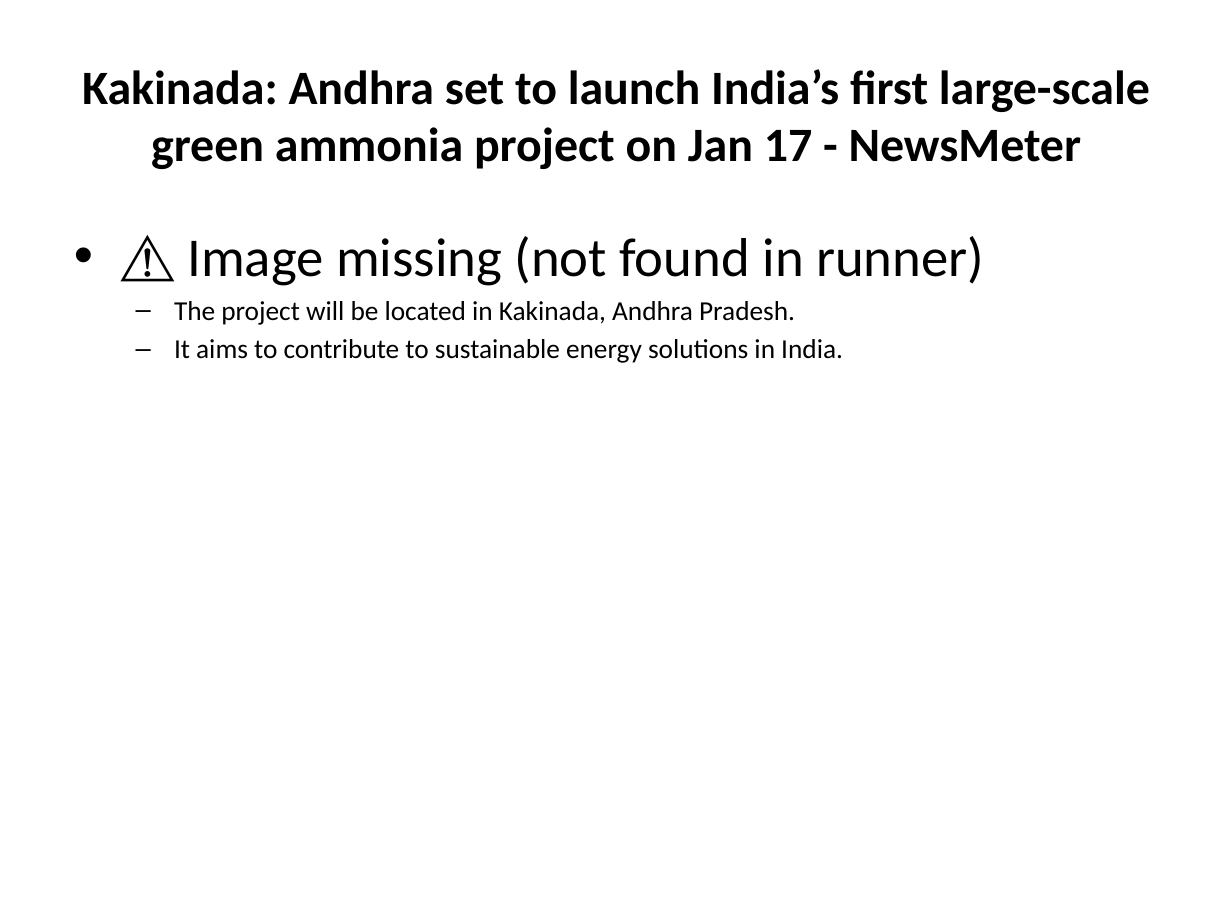
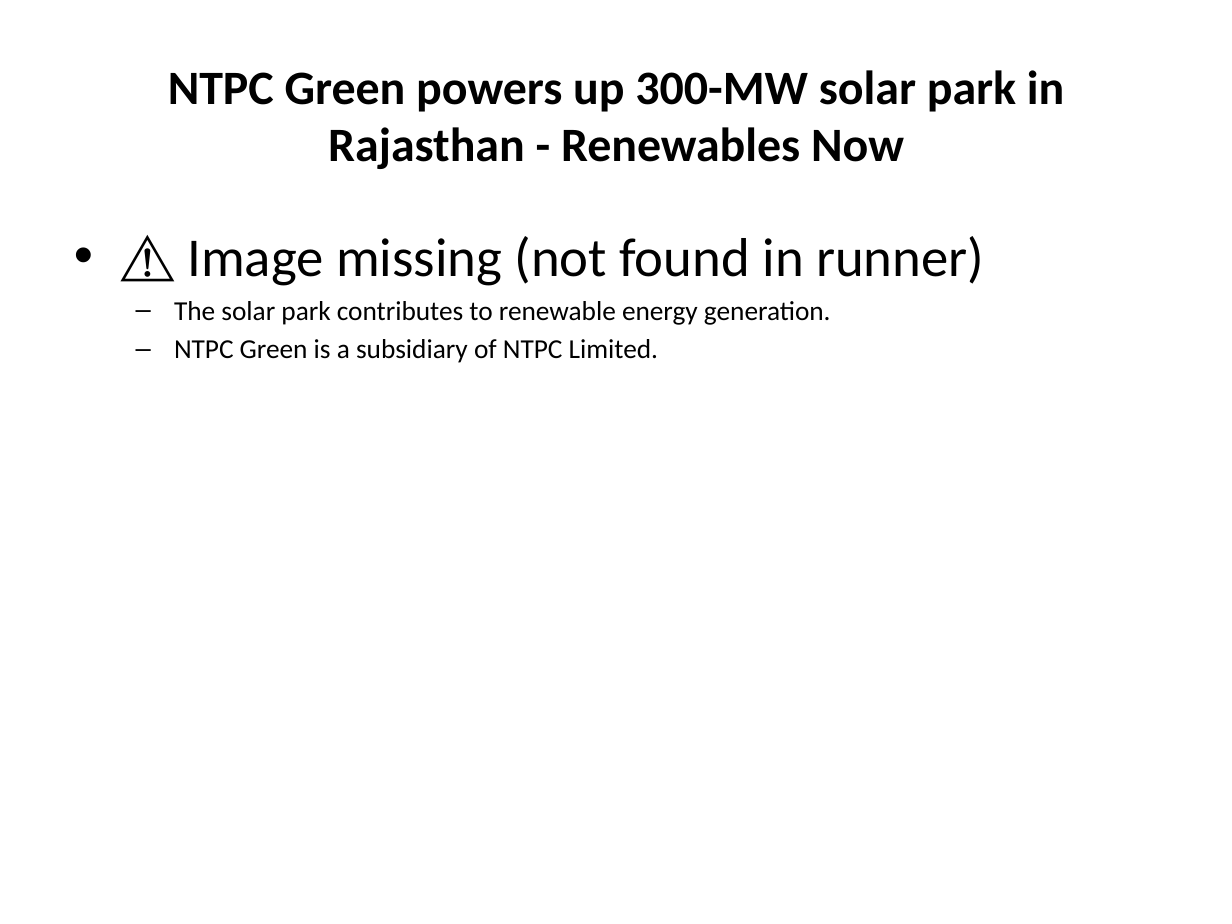
Before and after one commit to gauravsiemens1988/Linkedin-AI-Agent_Personal, a slide deck: slide 2 of drafts/linkedin_carousel.pptx. Drawn at 1232x924 pixels with LibreOffice and Linux fonts; fonts in the diff are those of the drawing. Boxes give left, top, right and bottom in pixels: in the first picture for what was removed or moved away, otherwise in the second. Text is boxed around its words. In the diff, an @@ line names an element or a change of style, - is before the commit and + after.

```diff
--- a/drafts/linkedin_carousel.pptx
+++ b/drafts/linkedin_carousel.pptx
@@ title at (x1=168, y1=70, x2=1064, y2=169): text changed @@
-Kakinada: Andhra set to launch India’s first large-scale green ammonia project on Jan 17 - NewsMeter
+NTPC Green powers up 300-MW solar park in Rajasthan - Renewables Now
@@ text at (x1=174, y1=301, x2=831, y2=363): text changed @@
-  – The project will be located in Kakinada, Andhra Pradesh.
-  – It aims to contribute to sustainable energy solutions in India.
+  – The solar park contributes to renewable energy generation.
+  – NTPC Green is a subsidiary of NTPC Limited.
```
Also in this commit, not shown: 5 other slides changed, 1 other file.
